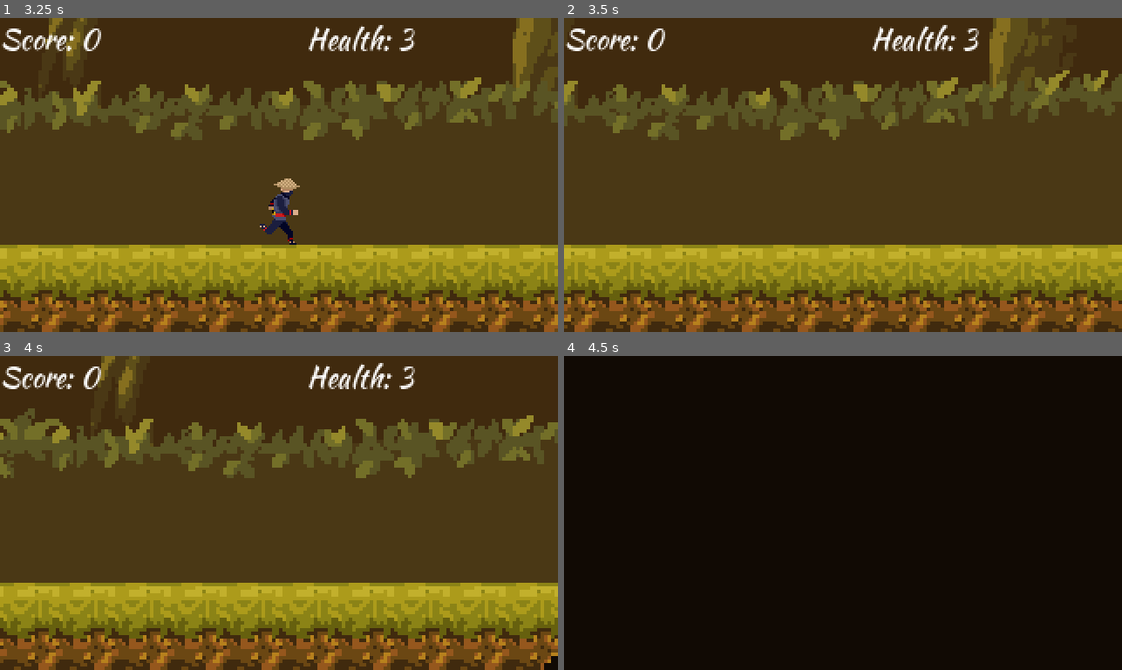
Above: before the commit, frames 1-4 (two rows, left to right).
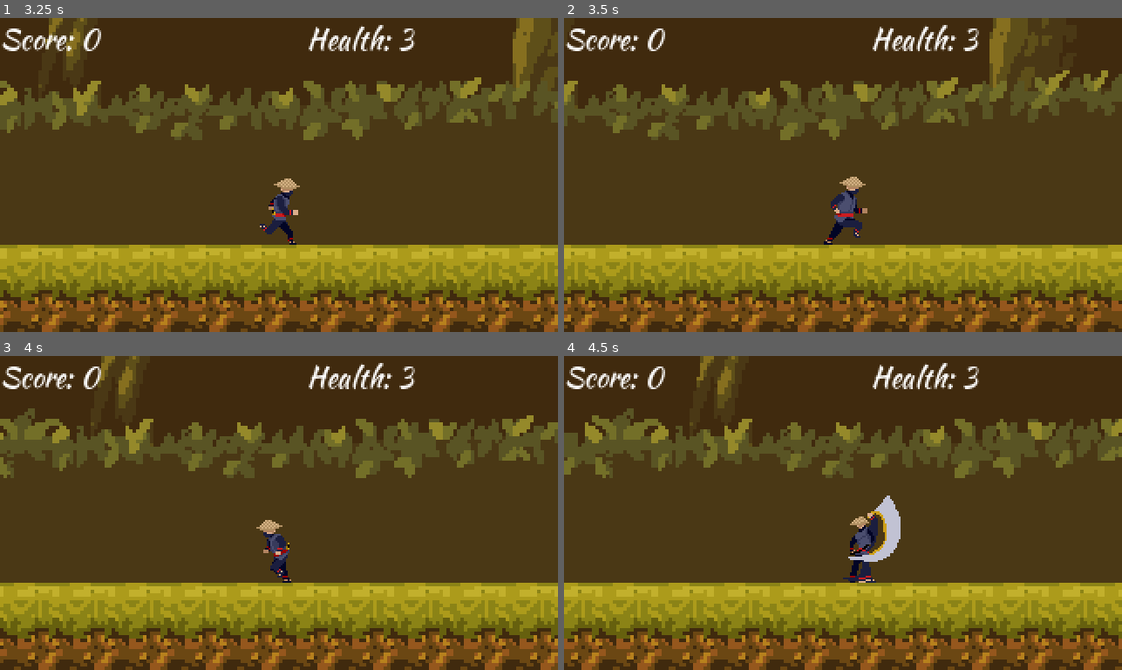
Above: after the commit, the same moments.

Repository: nateslagter/Ninja-Man-Quest-for-the-Shuriken
Game: Godot game, scene res://Project/UI/MainMenu.tscn
Same seed, same stepped clock (60 frames per second), same inputs: the game is played once before the commit and once after it.
Inputs:
- Up to frame 1 (3.25 s): click "Play" at 0.5 s; click "Play" at 1.25 s; hold Right (move_right) from 2.03 s (still down); tap Up (attack) at 2.1, 2.85 s; tap Space (jump) at 2.27, 3.02 s
- Up to frame 2 (3.5 s): keep holding Right (move_right)
- Up to frame 3 (4 s): release Right (move_right) at 3.53 s; hold Left (move_left) from 3.53 s (still down); tap Up (attack) at 3.6 s
- Up to frame 4 (4.5 s): release Left (move_left) at 4.28 s; hold Right (move_right) from 4.28 s (still down); tap Up (attack) at 4.35 s

Frame 1 is identical in both runs. In frame 2, 0.7% of the frame differs, in the area x 46-55%, y 50-73%; in frame 3, 0.6%; in frame 4, 100%, in the area x 0-100%, y 0-100%.

Commit message:
Fix enemy knockback + remove area2ds for chasing player

Diff:
--- a/Project/CharacterScenes/Enemy/Enemy.gd
+++ b/Project/CharacterScenes/Enemy/Enemy.gd
@@ -3,7 +3,7 @@
 
 signal enemy_hit(area)
 
-var velocity := Vector2(100,0)
+var velocity := Vector2(0,0)
 var health := 2
 var attacked := false
 
--- a/Project/CharacterScenes/Enemy/Enemy.tscn
+++ b/Project/CharacterScenes/Enemy/Enemy.tscn
@@ -24,18 +24,6 @@
 "transitions": PoolRealArray( 1, 1, 1 ),
 "update": 1,
 "values": [ 7, 8, 9 ]
-}
-tracks/1/type = "value"
-tracks/1/path = NodePath("AttackHitbox/CollisionPolygon2D:disabled")
-tracks/1/interp = 1
-tracks/1/loop_wrap = true
-tracks/1/imported = false
-tracks/1/enabled = true
-tracks/1/keys = {
-"times": PoolRealArray( 0, 0.1, 0.3 ),
-"transitions": PoolRealArray( 1, 1, 1 ),
-"update": 1,
-"values": [ true, false, true ]
 }
 
 [sub_resource type="Animation" id=4]
@@ -72,12 +60,6 @@
 "values": [ 10, 11, 12, 13, 14, 15, 16, 17 ]
 }
 
-[sub_resource type="RectangleShape2D" id=6]
-extents = Vector2( 84.1934, 20.6794 )
-
-[sub_resource type="RectangleShape2D" id=7]
-extents = Vector2( 24.4348, 20.5283 )
-
 [node name="Enemy" type="KinematicBody2D"]
 script = ExtResource( 2 )
 
@@ -107,27 +89,11 @@
 anims/Idle = SubResource( 4 )
 anims/Walk = SubResource( 5 )
 
-[node name="PlayerDetectionSquare" type="Area2D" parent="."]
-
-[node name="CollisionShape2D" type="CollisionShape2D" parent="PlayerDetectionSquare"]
-position = Vector2( -2.83332, 23.0538 )
-shape = SubResource( 6 )
-
-[node name="PlayerAttackRange" type="Area2D" parent="."]
-
-[node name="CollisionShape2D" type="CollisionShape2D" parent="PlayerAttackRange"]
-position = Vector2( -13.564, 23.781 )
-shape = SubResource( 7 )
-
-[node name="AttackHitbox" type="Area2D" parent="."]
-
-[node name="CollisionPolygon2D" type="CollisionPolygon2D" parent="AttackHitbox"]
-polygon = PoolVector2Array( 2.9439, 14.7027, 9.81396, 14.5266, 9.99011, 18.2258, 0.653885, 18.2258 )
-disabled = true
+[node name="KnockbackTimer" type="Timer" parent="."]
+wait_time = 0.3
+one_shot = true
 
 [connection signal="enemy_hit" from="." to="StateMachine" method="_on_Enemy_enemy_hit"]
 [connection signal="area_entered" from="EnemyHitbox" to="." method="_on_Area2D_area_entered"]
 [connection signal="area_exited" from="EnemyHitbox" to="." method="_on_Area2D_area_exited"]
-[connection signal="area_entered" from="PlayerDetectionSquare" to="StateMachine" method="_on_PlayerDetectionSquare_area_entered"]
-[connection signal="area_exited" from="PlayerDetectionSquare" to="StateMachine" method="_on_PlayerDetectionSquare_area_exited"]
-[connection signal="area_entered" from="PlayerAttackRange" to="StateMachine" method="_on_PlayerAttackRange_area_entered"]
+[connection signal="timeout" from="KnockbackTimer" to="StateMachine" method="_on_KnockbackTimer_timeout"]
--- a/Project/CharacterScenes/Enemy/EnemyStateMachine.gd
+++ b/Project/CharacterScenes/Enemy/EnemyStateMachine.gd
@@ -7,6 +7,7 @@
 
 onready var animation_player = get_node("../AnimationPlayer")
 onready var sprite = get_node("../Sprite")
+onready var knockback_timer = get_node("../KnockbackTimer")
 
 
 func _ready() -> void:
@@ -33,11 +34,6 @@
 			parent.position.x += knockback_direction
 			parent.velocity = parent.move_and_slide(parent.velocity,Vector2.UP)
 			apply_gravity(delta)
-		States.RUNNING:
-			if parent.global_position.x <= player_body.global_position.x:
-				parent.velocity.x = 100
-			elif parent.global_position.x > player_body.global_position.x:
-				parent.velocity.x = -100
 
 
 func _enter_state(state : int) -> void:
@@ -48,6 +44,7 @@
 		States.RUNNING:
 			animation_player.play("Walk")
 		States.KNOCKBACK:
+			knockback_timer.start()
 			if parent.global_position.x <= player_body.global_position.x:
 				knockback_direction = -2.5
 			elif parent.global_position.x > player_body.global_position.x:
@@ -74,16 +71,6 @@
 	_enter_state(state)
 
 
-func _on_PlayerDetectionSquare_area_entered(area : Area2D) -> void:
-	state = States.RUNNING
-	_enter_state(state)
-	player_body = area
-
-
-func _on_PlayerDetectionSquare_area_exited(_area : Area2D) -> void:
+func _on_KnockbackTimer_timeout():
 	state = States.IDLE
 	_enter_state(state)
-
-
-func _on_PlayerAttackRange_area_entered(_area : Area2D) -> void:
-	animation_player.play("Attack")
Not shown: 1 places in Project/CharacterScenes/Enemy/Enemy.tscn that only renumber resources
